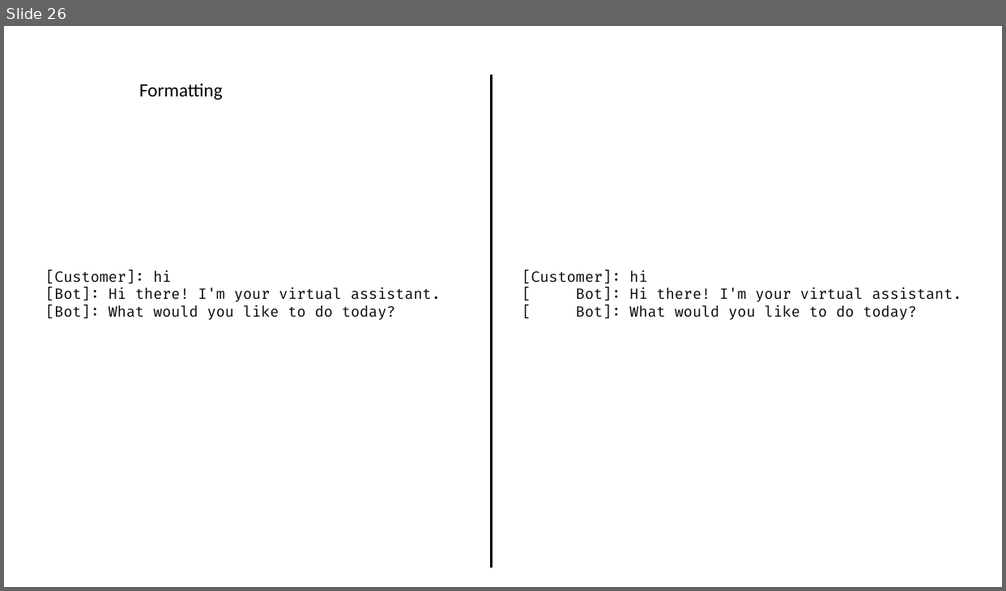
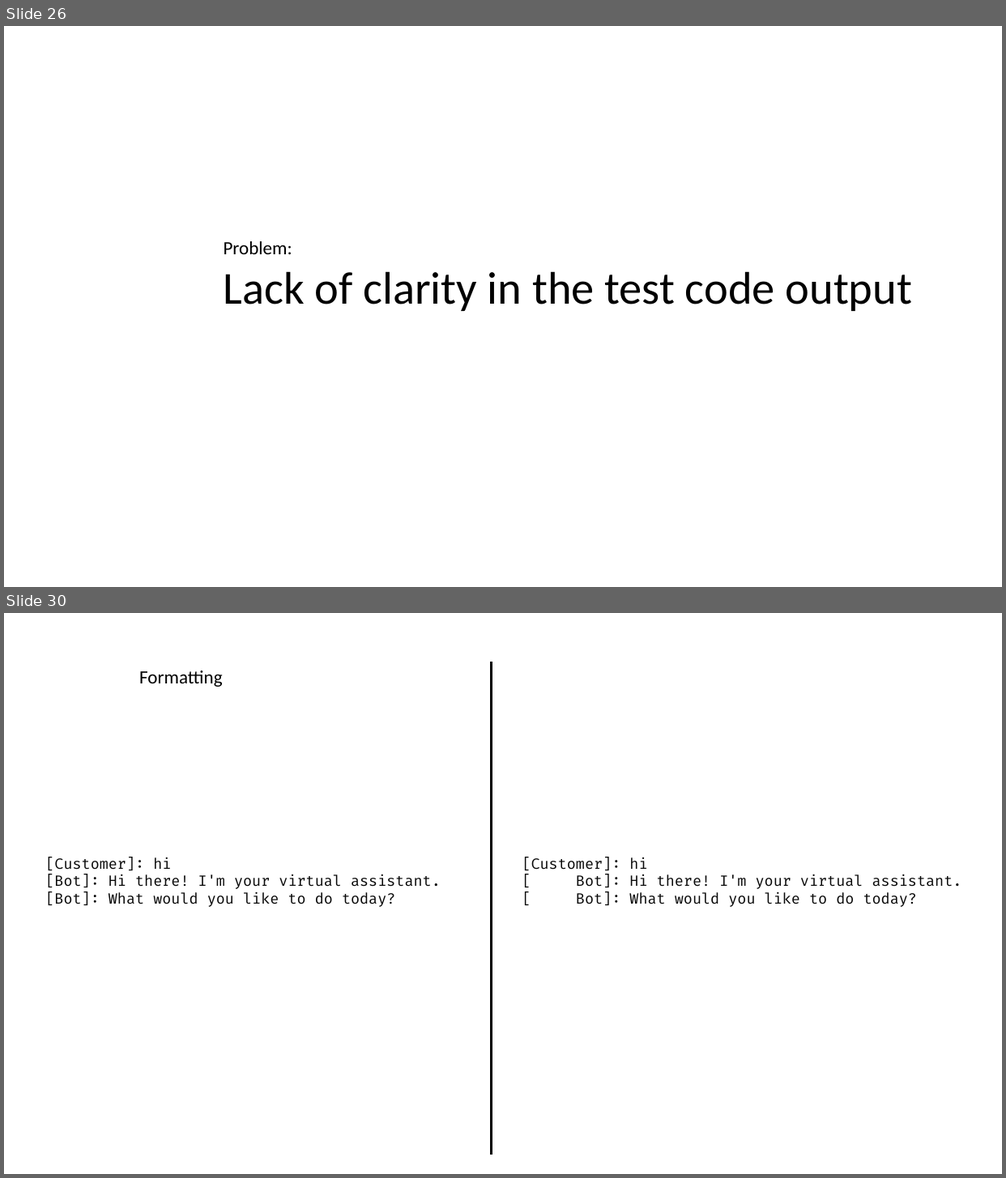
Before and after one commit to LearnWithLlew/TestingBetterWithApprovals.Slides, a slide deck: slides/Testing Better with Approvals.pptx. Shown one above the other, each under a label of ours: slide 26 before the commit, slides 26 and 30 after it; the slides between them are not shown. The pictures are 1006x591 and 1006x1178 pixels, drawn with LibreOffice and Linux fonts; fonts in the diff are those of the drawing. Boxes give left, top, right and bottom in pixels: in the first picture for what was removed or moved away, otherwise in the second. Text is boxed around its words. In the diff, an @@ line names an element or a change of style, - is before the commit and + after.

```diff
--- a/slides/Testing Better with Approvals.pptx
+++ b/slides/Testing Better with Approvals.pptx
@@ slide 26 added at [4,26,1002,587], background #FFFFFF @@
@@ text added at [224,241,912,311], 44 pt, text #000000 @@
+Problem:
+Lack of clarity in the test code output
@@ what was slide 26 is now slide 30 @@
```
Also in this commit, not shown: 6 slides changed, 5 other slides added, 2 slides removed.
